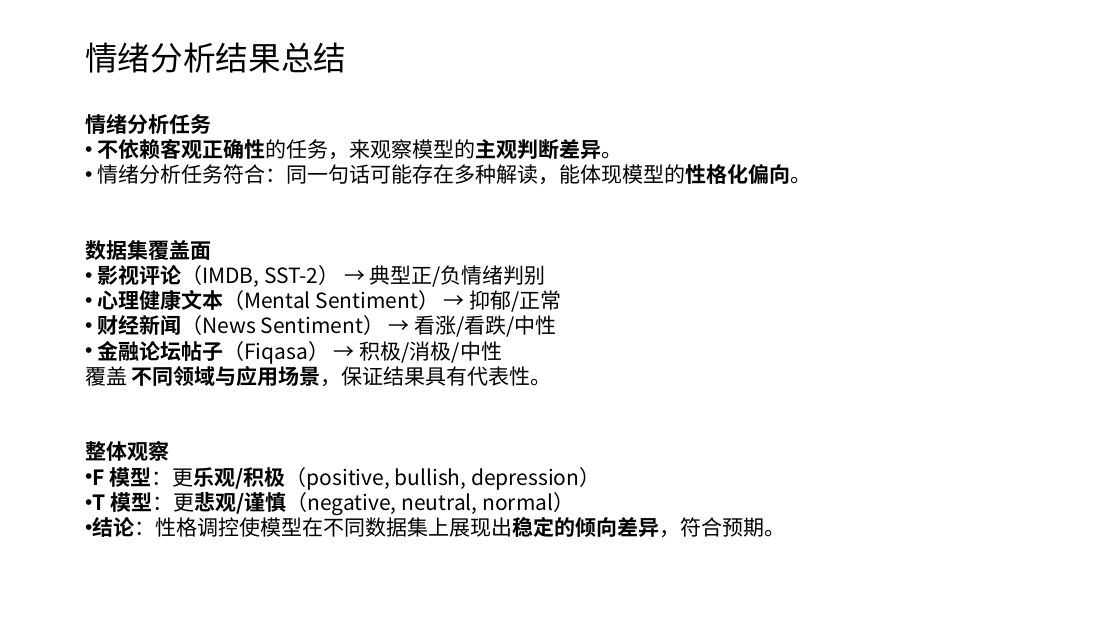
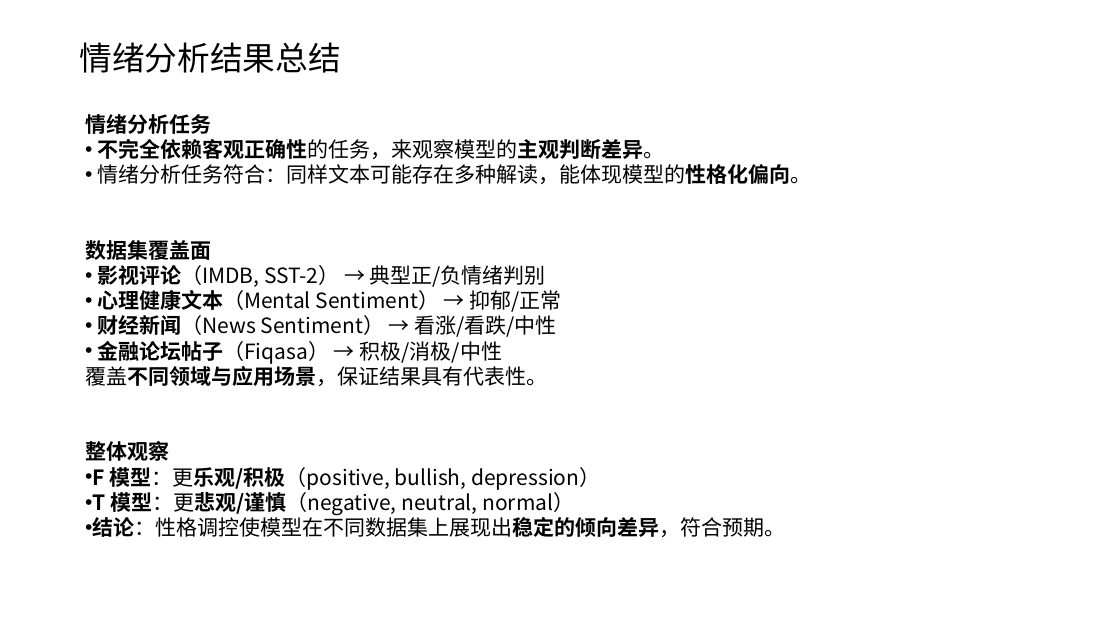
Before and after one commit to Niklauseik/Personality-Qwen, a slide deck: slide 8 of conversation_930.pptx. Drawn at 1120x630 pixels with LibreOffice and Linux fonts; fonts in the diff are those of the drawing. Boxes give left, top, right and bottom in pixels: in the first picture for what was removed or moved away, otherwise in the second. Text is boxed around its words. In the diff, an @@ line names an element or a change of style, - is before the commit and + after.

```diff
--- a/conversation_930.pptx
+++ b/conversation_930.pptx
@@ title "情绪分析结果总结": place and size @@
-title "情绪分析结果总结" at (85,42,346,73)
+title "情绪分析结果总结" at (80,42,341,73)
@@ text at (97,139,811,184): text changed @@
-• 不依赖客观正确性的任务，来观察模型的主观判断差异。
-• 情绪分析任务符合：同一句话可能存在多种解读，能体现模型的性格化偏向。
+• 不完全依赖客观正确性的任务，来观察模型的主观判断差异。
+• 情绪分析任务符合：同样文本可能存在多种解读，能体现模型的性格化偏向。
@@ text at (85,341,547,386): spaces changed @@
-• 金融论坛帖子（Fiqasa） → 积极/消极/中性
-  覆盖 不同领域与应用场景，保证结果具有代表性。
+• 金融论坛帖子（Fiqasa） → 积极/消极/中性
+  覆盖不同领域与应用场景，保证结果具有代表性。
```
Also in this commit, not shown: 5 other slides changed.
